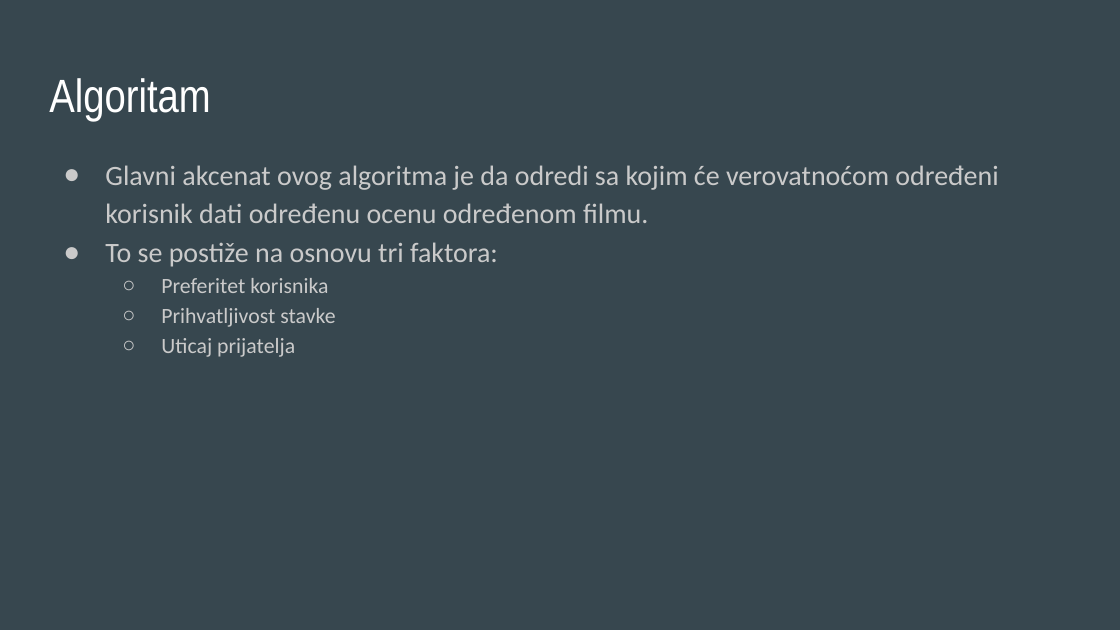
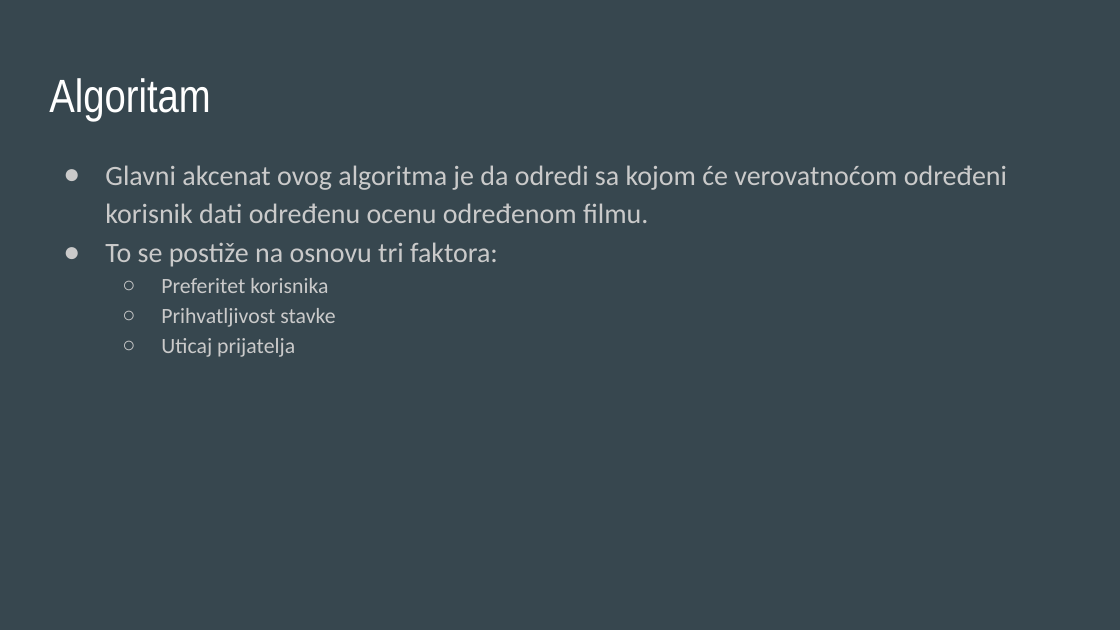
Before and after one commit to svetozarstojkovic/movie-recommender-probabilistic, a slide deck: slide 3 of prezentacija/Sistem za preporuku zasnovan na probabilističkom pristupu.pptx. Drawn at 1120x630 pixels with LibreOffice and Linux fonts; fonts in the diff are those of the drawing. Boxes give left, top, right and bottom in pixels: in the first picture for what was removed or moved away, otherwise in the second. Text is boxed around its words. In the diff, an @@ line names an element or a change of style, - is before the commit and + after.

```diff
--- a/prezentacija/Sistem za preporuku zasnovan na probabilističkom pristupu.pptx
+++ b/prezentacija/Sistem za preporuku zasnovan na probabilističkom pristupu.pptx
@@ text at (105,165,1007,223): text changed @@
-● Glavni akcenat ovog algoritma je da odredi sa kojim će verovatnoćom određeni korisnik dati određenu ocenu određenom filmu.
+● Glavni akcenat ovog algoritma je da odredi sa kojom će verovatnoćom određeni korisnik dati određenu ocenu određenom filmu.
```
Also in this commit, not shown: 8 other slides changed.
